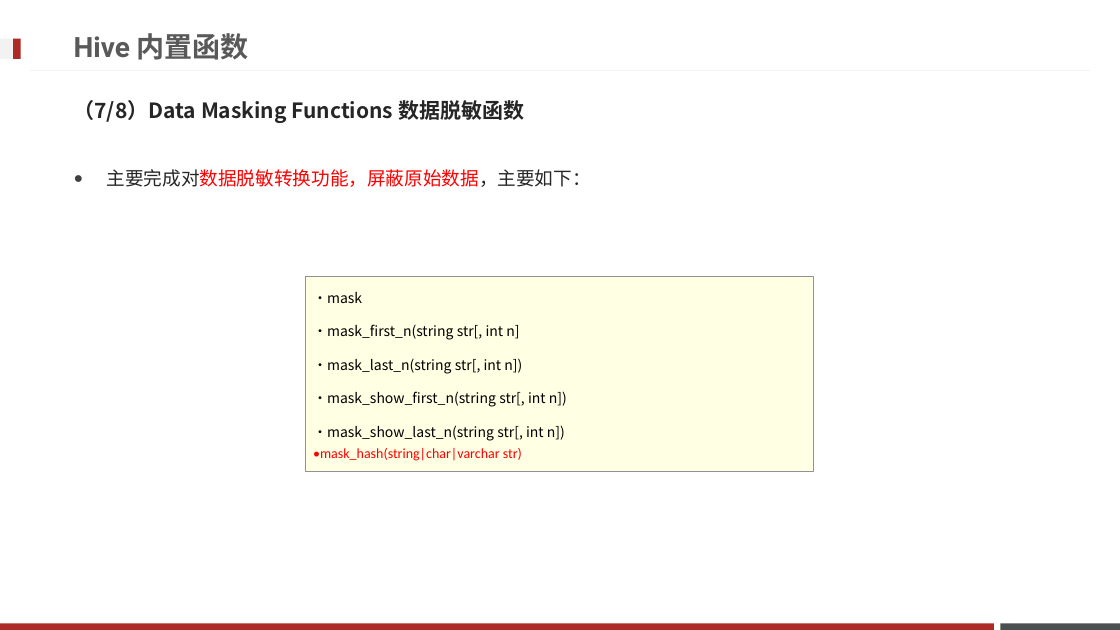
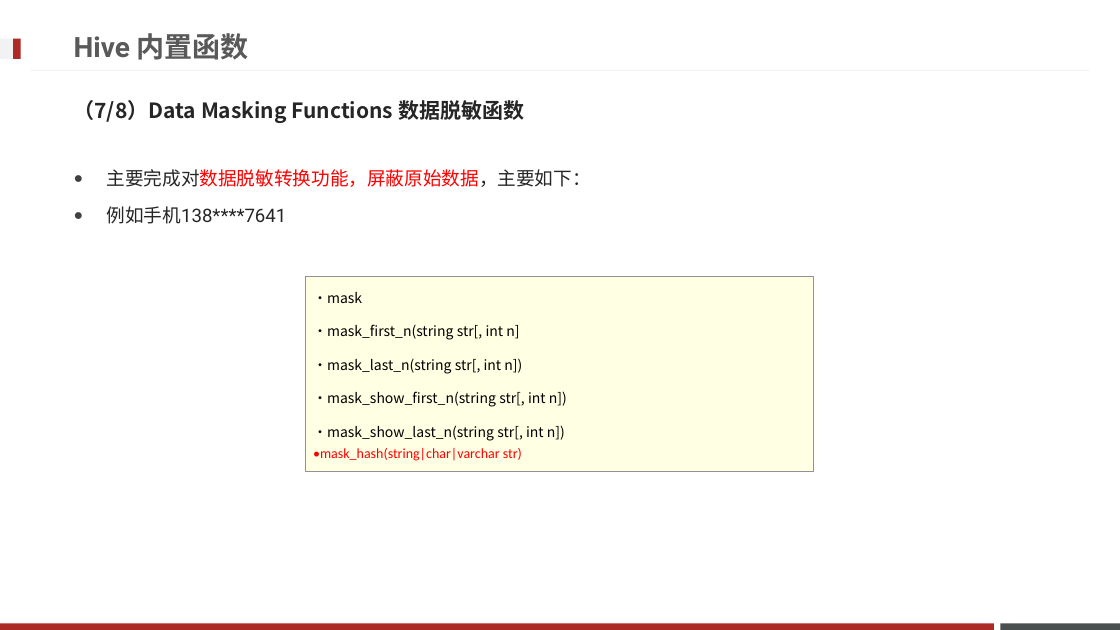
Before and after one commit to Legolas9999/big_data, a slide deck: slide 114 of Hadoop/大数据离线阶段--07(Hive DQL语法).pptx. Drawn at 1120x630 pixels with LibreOffice and Linux fonts; fonts in the diff are those of the drawing; background and template pictures are left out. Boxes give left, top, right and bottom in pixels: in the first picture for what was removed or moved away, otherwise in the second. Text is boxed around its words. In the diff, an @@ line names an element or a change of style, - is before the commit and + after.

```diff
--- a/Hadoop/大数据离线阶段--07(Hive DQL语法).pptx
+++ b/Hadoop/大数据离线阶段--07(Hive DQL语法).pptx
@@ text at [107, 206, 287, 224]: paragraph added @@
+● 例如手机138****7641
```
Also in this commit, not shown: 19 other slides changed.
